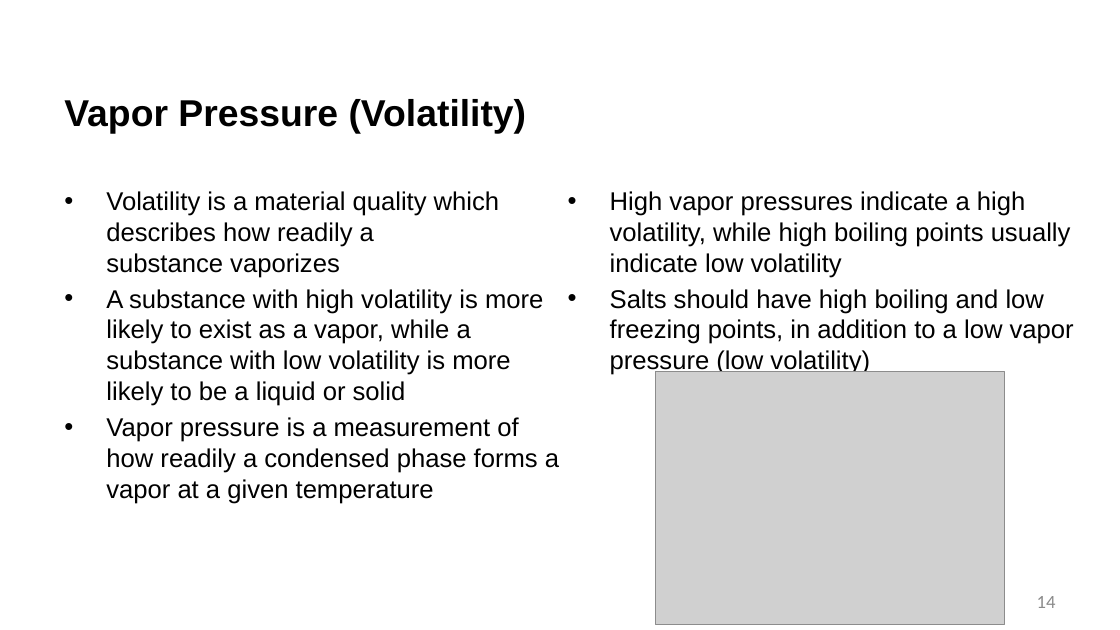
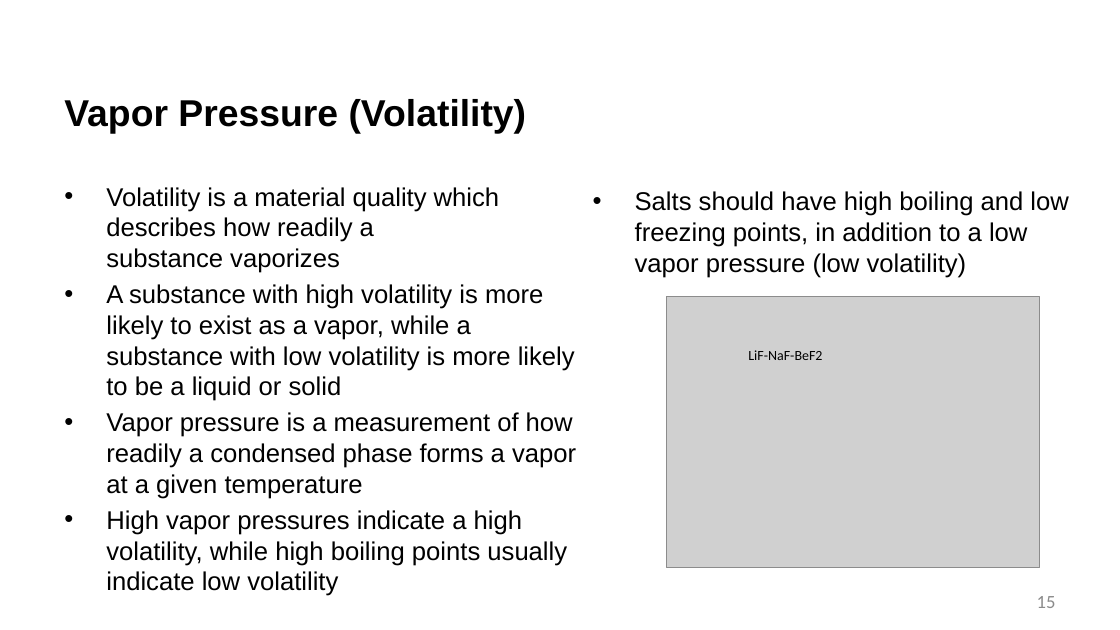
Before and after one commit to benbeeler/TEACHING, a slide deck: slide 15 of Advanced Reactor Materials/Fall2026/Lec14_MoltenSalts.pptx (slide 14 before the commit). Drawn at 1120x630 pixels with LibreOffice and Linux fonts; fonts in the diff are those of the drawing; grey boxes stand for pictures; background and template pictures are left out. Boxes give left, top, right and bottom in pixels: in the first picture for what was removed or moved away, otherwise in the second. Text is boxed around its words. In the diff, an @@ line names an element or a change of style, - is before the commit and + after.

```diff
--- a/Advanced Reactor Materials/Fall2026/Lec14_MoltenSalts.pptx
+++ b/Advanced Reactor Materials/Fall2026/Lec14_MoltenSalts.pptx
@@ text "Salts should have high boiling ..." moved from (x1=610, y1=191, x2=1074, y2=376) to (x1=635, y1=191, x2=1068, y2=278) @@
@@ text at (x1=610, y1=191, x2=1071, y2=278): paragraph removed @@
-• High vapor pressures indicate a high volatility, while high boiling points usually indicate low volatility
@@ picture resized from (x1=655, y1=372, x2=1005, y2=625) to (x1=666, y1=297, x2=1040, y2=567) @@
@@ text added at (x1=748, y1=350, x2=822, y2=360), 12 pt, text #000000 @@
+LiF-NaF-BeF2
@@ text at (x1=106, y1=510, x2=567, y2=566): paragraph added @@
+• High vapor pressures indicate a high volatility, while high boiling points usually indicate low volatility
@@ page number at (x1=1037, y1=596, x2=1056, y2=608): text changed @@
-14
+15
```
Also in this commit, not shown: 13 other slides changed, 1 slide added, 24 slides removed, 17 other files.
